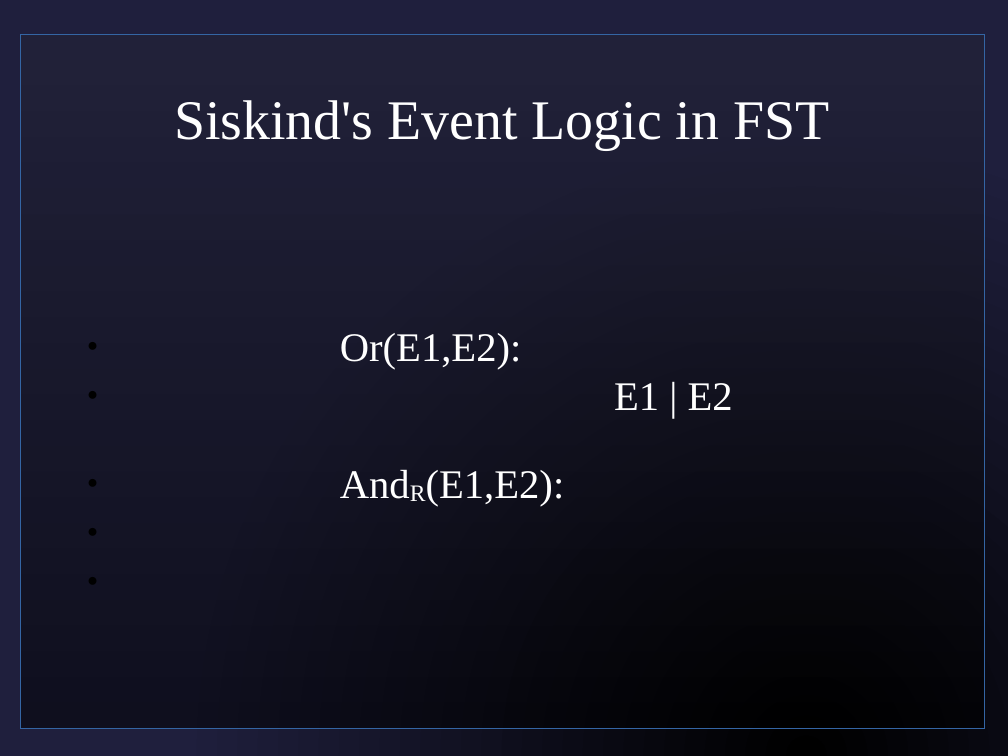
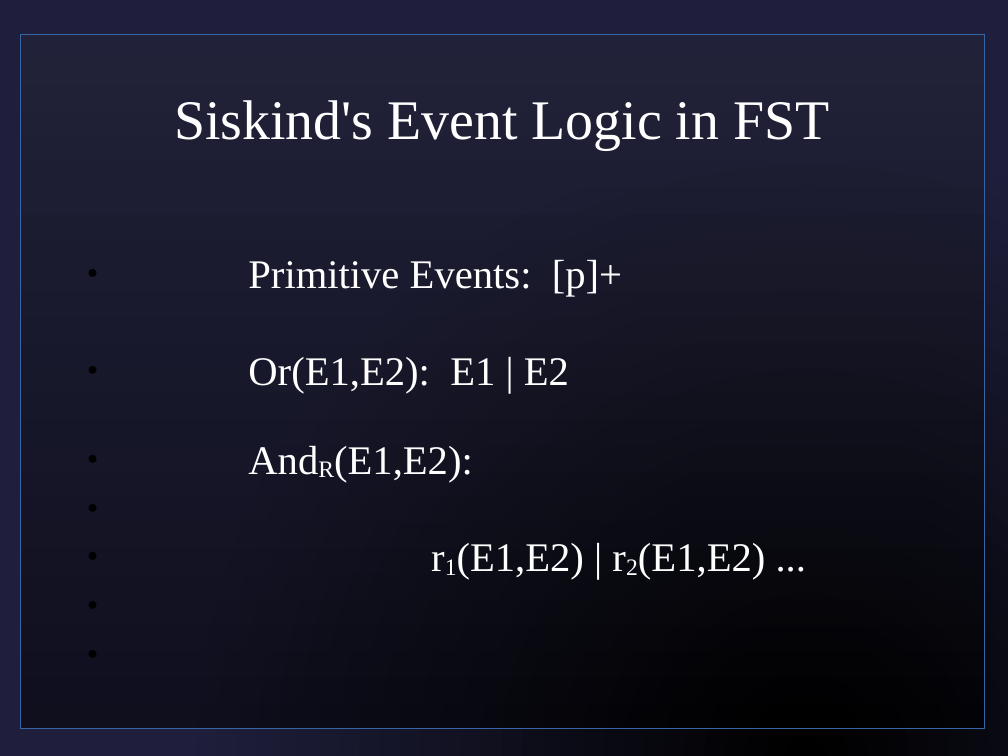
Before and after one commit to sjf/eventlogic, a slide deck: slide 20 of pres1.odp (slide 18 before the commit). Drawn at 1008x756 pixels with LibreOffice and Linux fonts; fonts in the diff are those of the drawing; background and template pictures are left out. Boxes give left, top, right and bottom in pixels: in the first picture for what was removed or moved away, otherwise in the second. Text is boxed around its words. In the diff, an @@ line names an element or a change of style, - is before the commit and + after.

```diff
--- a/pres1.odp
+++ b/pres1.odp
@@ subtitle at [248, 259, 622, 394]: text changed @@
-  ● Or(E1,E2):
-  ● E1 | E2
+  ● Primitive Events: [p]+
+  ● Or(E1,E2): E1 | E2
@@ subtitle at [457, 543, 765, 580]: paragraph added @@
+  ● r1(E1,E2) | r2(E1,E2) ...
```
Also in this commit, not shown: 6 other slides changed, 9 slides added, 6 slides removed, 1 other file.
